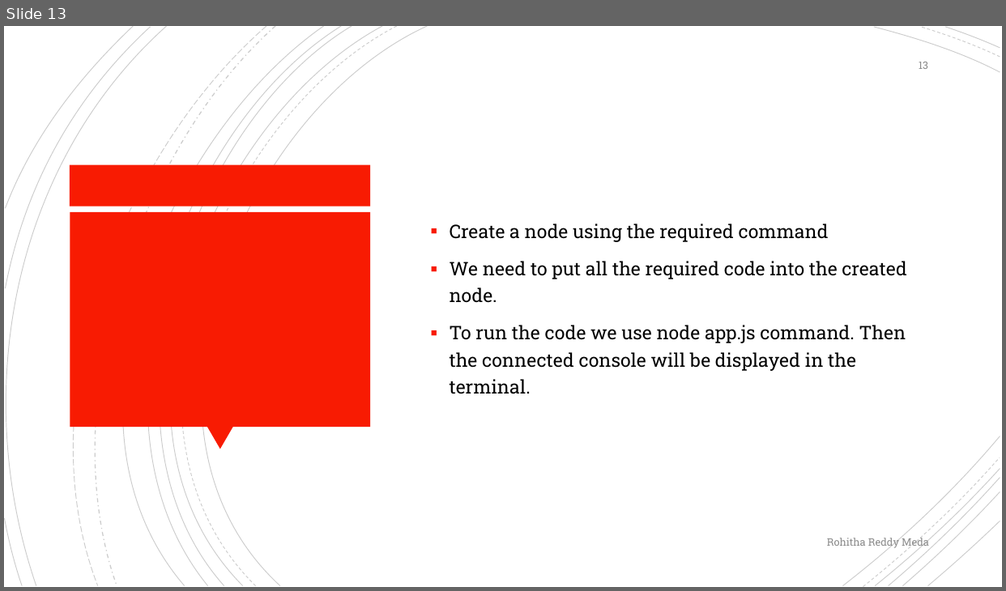
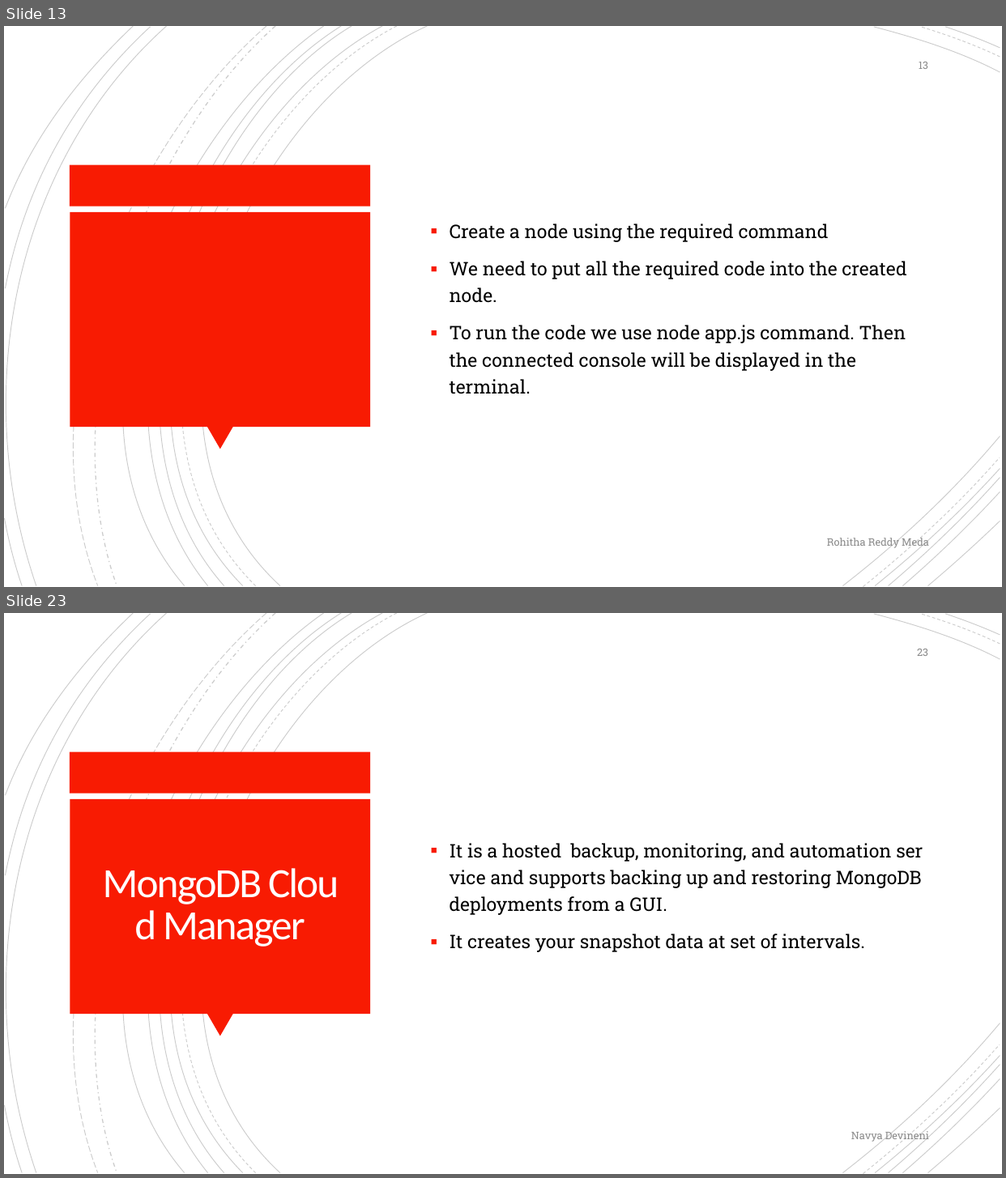
Before and after one commit to anshithavelagapudi/MongoDb-Project, a slide deck: MongoDB_with_Atlas.pptx. Shown one above the other, each under a label of ours: slide 13 before the commit, slides 13 and 23 after it; the slides between them are not shown. The pictures are 1006x591 and 1006x1178 pixels, drawn with LibreOffice and Linux fonts; fonts in the diff are those of the drawing. Boxes give left, top, right and bottom in pixels: in the first picture for what was removed or moved away, otherwise in the second. Text is boxed around its words. In the diff, an @@ line names an element or a change of style, - is before the commit and + after.

```diff
--- a/MongoDB_with_Atlas.pptx
+++ b/MongoDB_with_Atlas.pptx
@@ slide 23 added at (4,613,1002,1174), background #FFFFFF; not listed: 24 template elements that a slide beside it also shows @@
@@ page number added at (917,649,928,656), 10 pt, text #8C8C8C @@
+23
@@ text added at (450,843,922,952), 18 pt, text #000000 @@
+▪ It is a hosted backup, monitoring, and automation service and supports backing up and restoring MongoDB deployments from a GUI.
+▪ It creates your snapshot data at set of intervals.
@@ title added at (103,871,305,947), 40 pt, text #FFFFFF @@
+MongoDB Cloud Manager
@@ text added at (851,1130,929,1143), 10 pt, text #8C8C8C @@
+Navya Devineni
```
Also in this commit, not shown: 8 slides changed, 10 other slides added.
